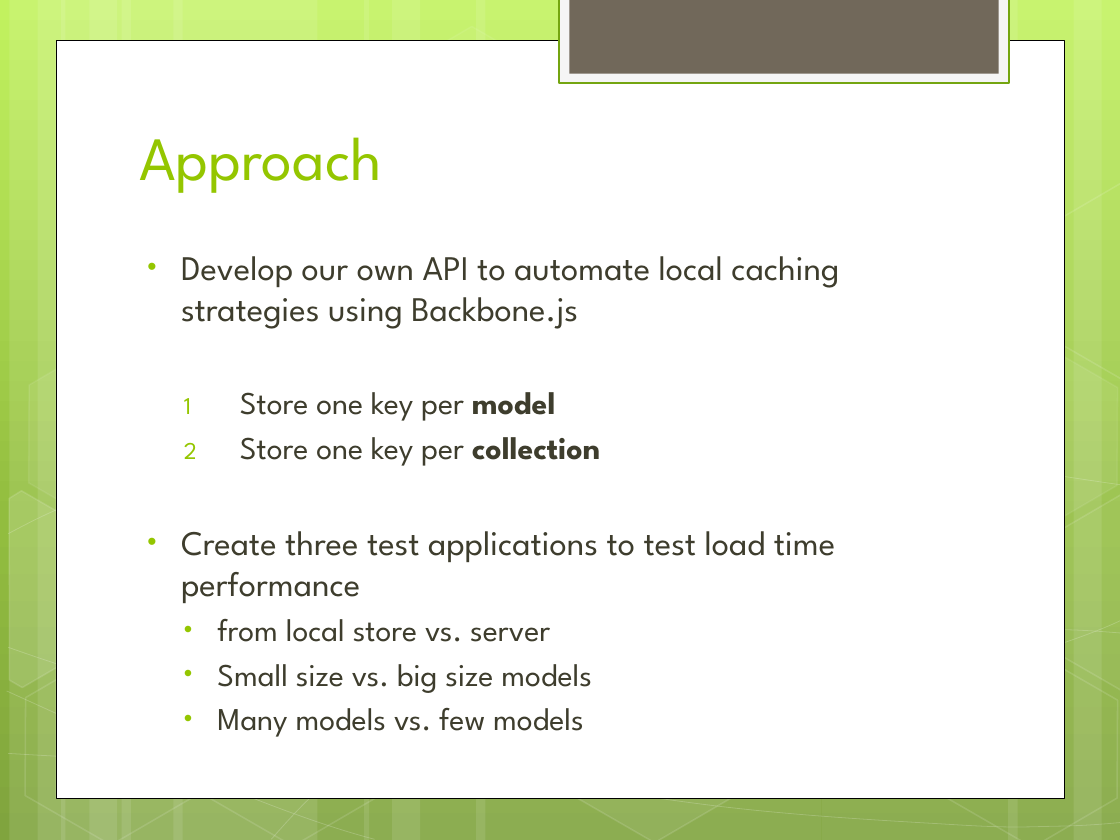
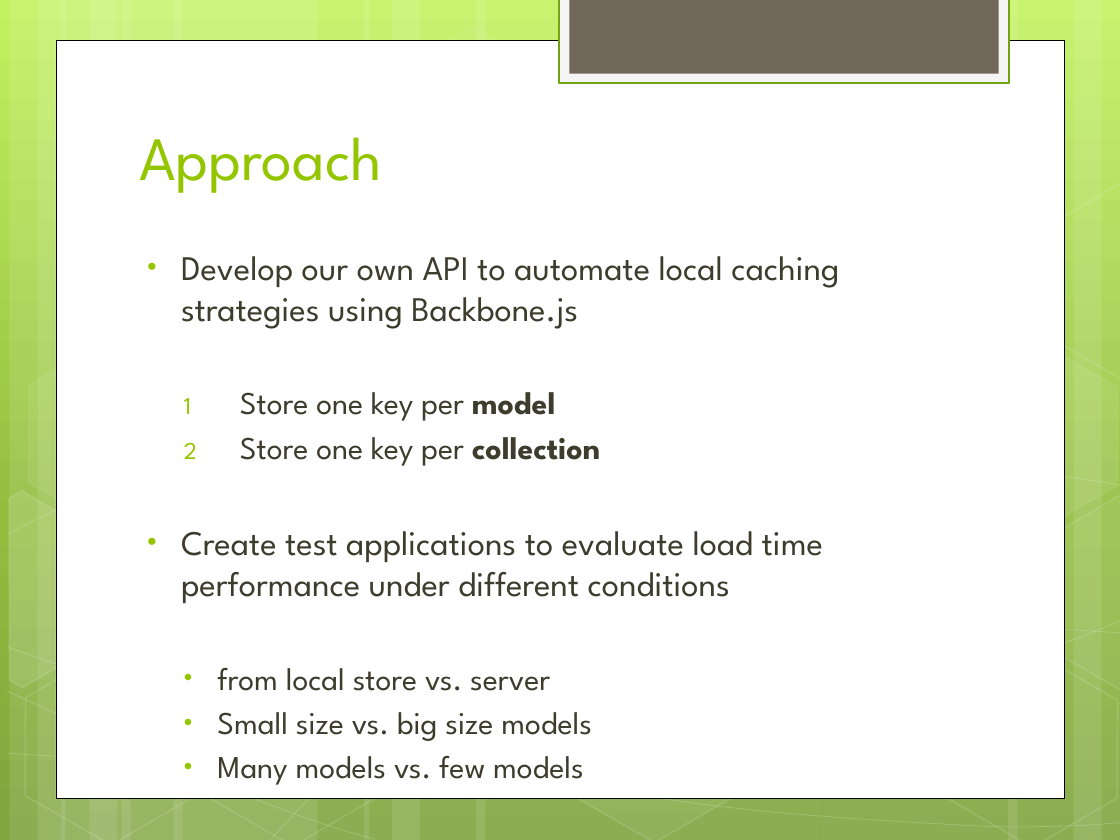
Before and after one commit to wolfes/backbone-store, a slide deck: slide 3 of presentation.pptx (slide 4 before the commit). Drawn at 1120x840 pixels with LibreOffice and Linux fonts; fonts in the diff are those of the drawing. Boxes give left, top, right and bottom in pixels: in the first picture for what was removed or moved away, otherwise in the second. Text is boxed around its words. In the diff, an @@ line names an element or a change of style, - is before the commit and + after.

```diff
--- a/presentation.pptx
+++ b/presentation.pptx
@@ text at (x1=181, y1=531, x2=823, y2=603): text changed @@
-• Create three test applications to test load time performance
+• Create test applications to evaluate load time performance under different conditions
```
Also in this commit, not shown: 6 other slides changed, 1 slide removed.
